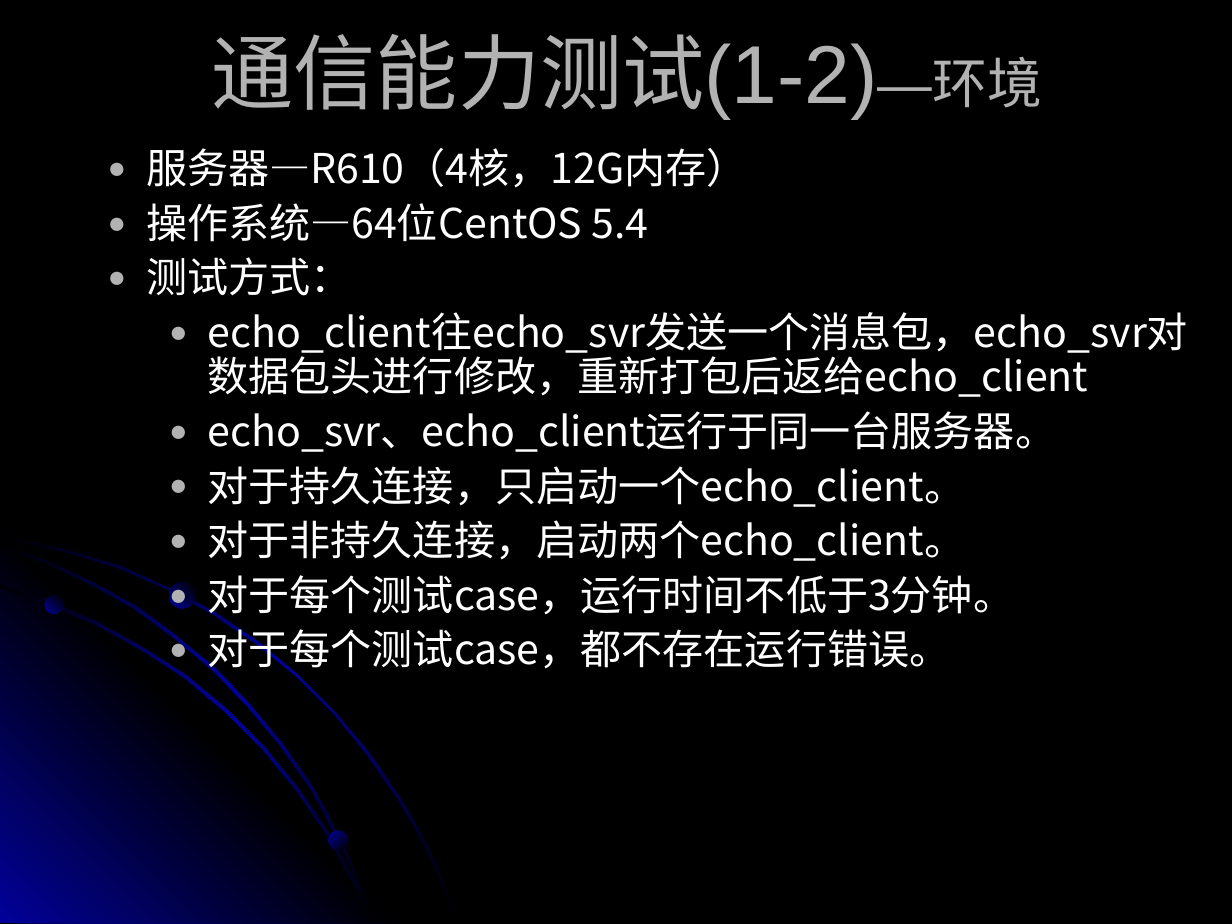
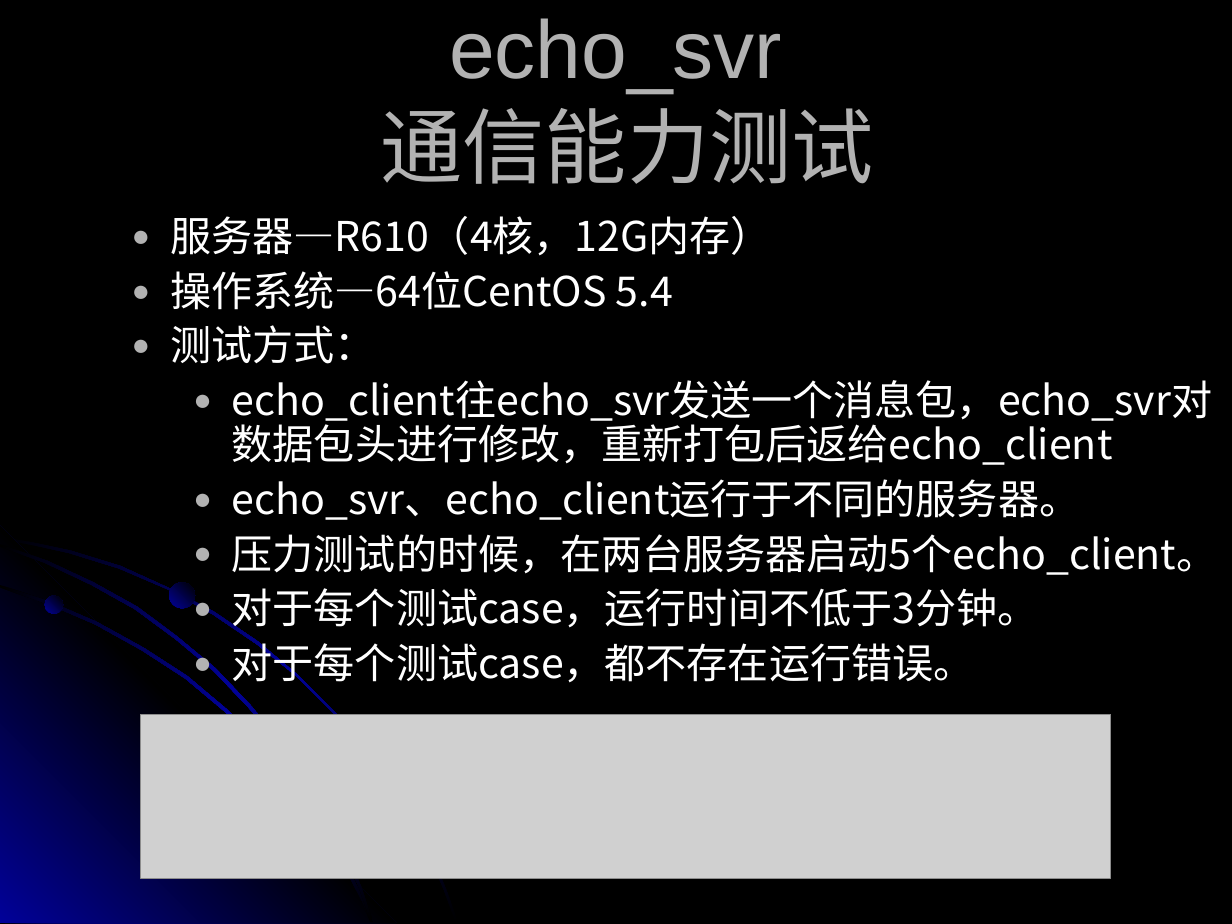
Before and after one commit to suchasplus/cwinux, a slide deck: slide 22 of trunk/cwinux/cwinux/doc/CWINUX introduce.ppt (slide 30 before the commit). Drawn at 1232x924 pixels with LibreOffice and Linux fonts; fonts in the diff are those of the drawing; grey boxes stand for pictures. Boxes give left, top, right and bottom in pixels: in the first picture for what was removed or moved away, otherwise in the second. Text is boxed around its words. In the diff, an @@ line names an element or a change of style, - is before the commit and + after.

```diff
--- a/trunk/cwinux/cwinux/doc/CWINUX introduce.ppt
+++ b/trunk/cwinux/cwinux/doc/CWINUX introduce.ppt
@@ text at [381,18,874,184]: text changed @@
-通信能力测试(1-2)—环境
+echo_svr
+通信能力测试
@@ text "服务器—R610（4核，12G内存）": place and size @@
-text "服务器—R610（4核，12G内存）" at [146,148,1188,675]
+text "服务器—R610（4核，12G内存）" at [170,216,1218,689]
@@ text at [232,479,1218,575]: text changed @@
-    ● echo_svr、echo_client运行于同一台服务器。
-    ● 对于持久连接，只启动一个echo_client。
-    ● 对于非持久连接，启动两个echo_client。
+    ● echo_svr、echo_client运行于不同的服务器。
+    ● 压力测试的时候，在两台服务器启动5个echo_client。
@@ picture added at [140,715,1111,878] @@
@@ ellipse removed at [329,830,349,850] @@
```
Also in this commit, not shown: 13 other slides changed, 1 slide added, 8 slides removed, 1 other file.
